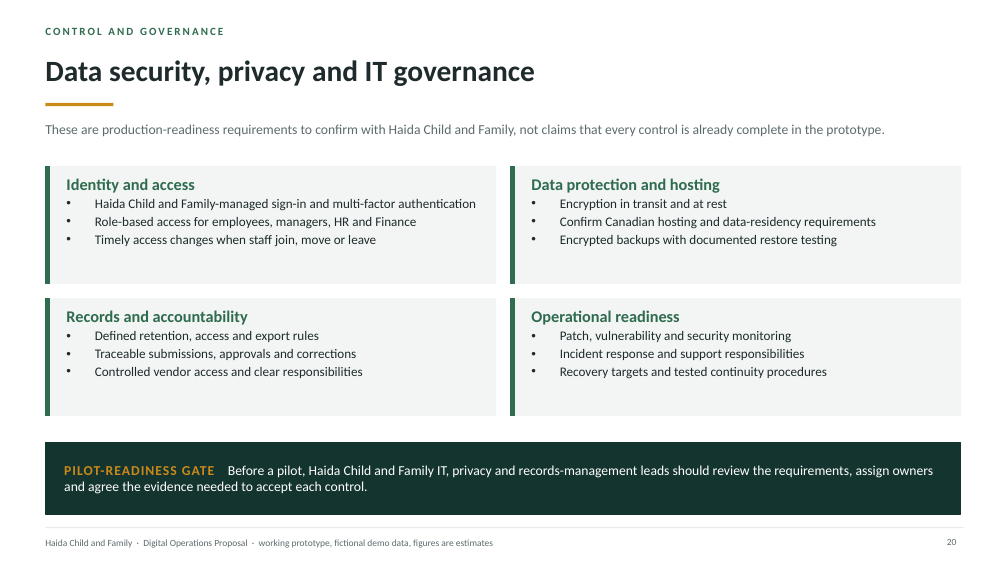
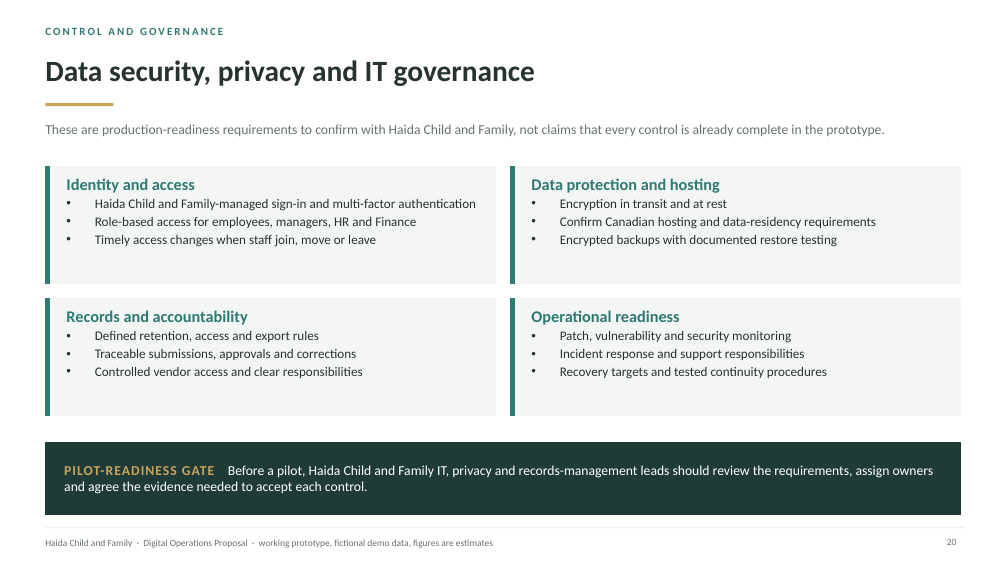
Before and after one commit to AndalibOlee/Portfolio, a slide deck: slide 20 of demo-platform/docs/Haida_Child_and_Family_Executive_Digital_Operations_Proposal.pptx. Drawn at 1008x567 pixels with LibreOffice and Linux fonts; fonts in the diff are those of the drawing. Boxes give left, top, right and bottom in pixels: in the first picture for what was removed or moved away, otherwise in the second. Text is boxed around its words. In the diff, an @@ line names an element or a change of style, - is before the commit and + after.

```diff
--- a/demo-platform/docs/Haida_Child_and_Family_Executive_Digital_Operations_Proposal.pptx
+++ b/demo-platform/docs/Haida_Child_and_Family_Executive_Digital_Operations_Proposal.pptx
@@ text "CONTROL AND GOVERNANCE" at <box>45,27,223,35</box>: text colour #2F6B4F to #2F7A72 @@
@@ rectangle at <box>45,103,113,106</box>: fill #C98A1B to #C9A45C @@
@@ text "Identity and access" at <box>66,178,476,247</box>: text colour #2F6B4F to #2F7A72 in "Identity and access"; text colour #1E2A2C to #26332F @@
@@ text "Data protection and hosting" at <box>531,178,876,247</box>: text colour #2F6B4F to #2F7A72 in "Data protection and hosting"; text colour #1E2A2C to #26332F in "Encryption in transit and at rest", "Confirm Canadian hosting and data-residency requirements", "Encrypted backups with documented restore testing" @@
@@ fill #F2F5F3 to #F3F6F4; outline #F2F5F3 1 pt to #F3F6F4 1 pt in 4 elements at <box>45,166,495,284</box>, <box>510,166,960,284</box>, <box>45,299,495,416</box>, <box>510,299,960,416</box> @@
@@ fill #2F6B4F to #2F7A72; outline #2F6B4F 1 pt to #2F7A72 1 pt in 4 elements at <box>45,166,50,284</box>, <box>510,166,515,284</box>, <box>45,299,50,416</box>, <box>510,299,515,416</box> @@
@@ text "Records and accountability" at <box>66,310,363,378</box>: text colour #2F6B4F to #2F7A72 in "Records and accountability"; text colour #1E2A2C to #26332F in "Defined retention, access and export rules", "Traceable submissions, approvals and corrections", "Controlled vendor access and clear responsibilities" @@
@@ text "Operational readiness" at <box>531,310,827,379</box>: text colour #2F6B4F to #2F7A72 in "Operational readiness"; text colour #1E2A2C to #26332F in "Patch, vulnerability and security monitoring", "Incident response and support responsibilities", "Recovery targets and tested continuity procedures" @@
@@ rectangle at <box>45,442,960,514</box>: fill #14342F to #1E3B37; outline #14342F 1 pt to #1E3B37 1 pt @@
@@ text "PILOT-READINESS GATE Before a pilot, ..." at <box>64,465,934,494</box>: text colour #C98A1B to #C9A45C in "PILOT-READINESS GATE" @@
```
Also in this commit, not shown: 21 other slides changed, 32 other files.
